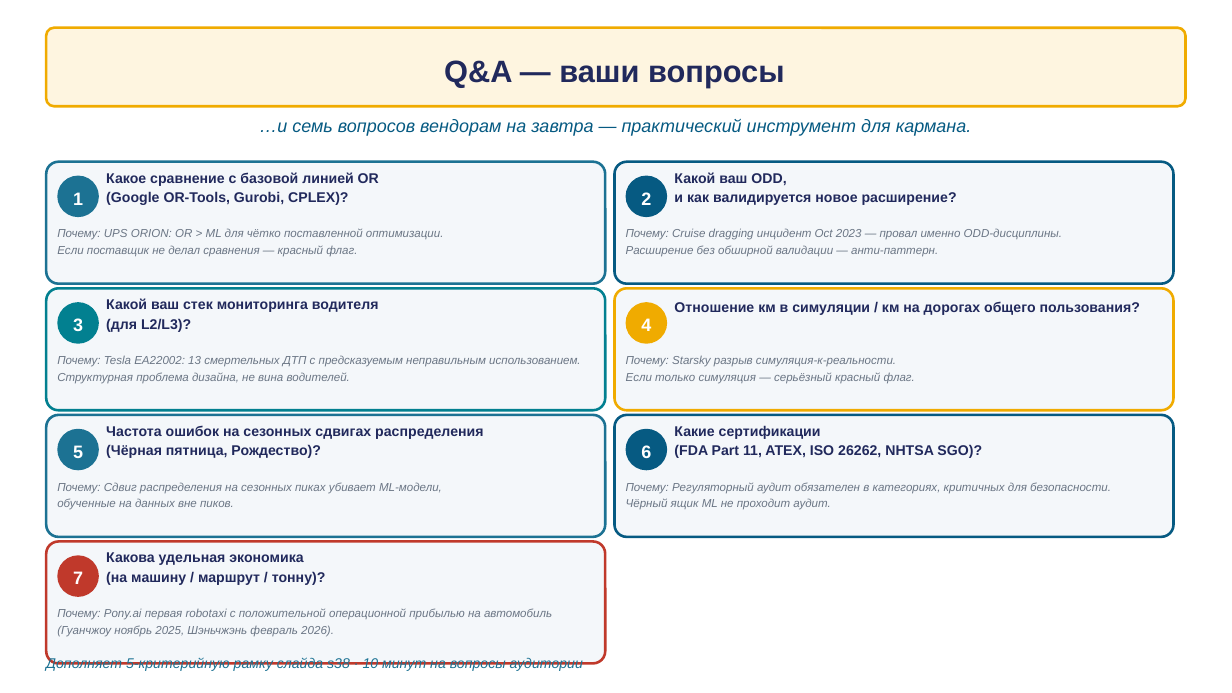
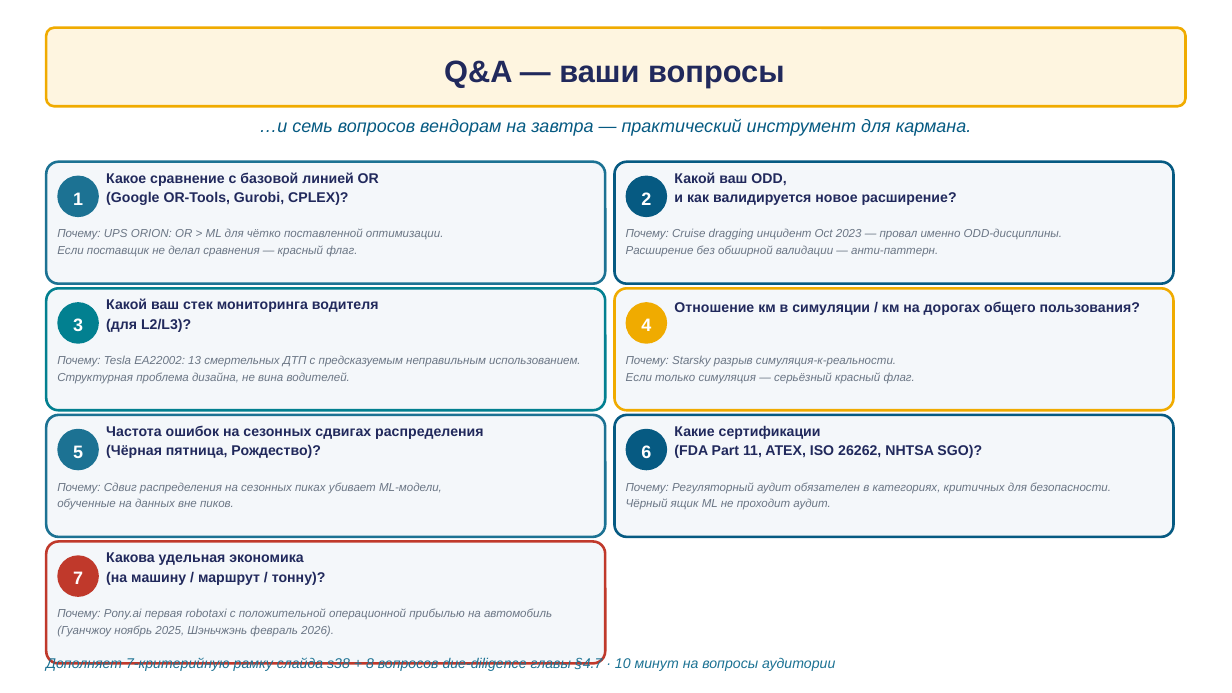
Before and after one commit to tellina-study/AI-usage-lessons, a slide deck: slide 40 of library/lectures/lec-13/rendered/lec-13.pptx. Drawn at 1232x693 pixels with LibreOffice and Linux fonts; fonts in the diff are those of the drawing. Boxes give left, top, right and bottom in pixels: in the first picture for what was removed or moved away, otherwise in the second. Text is boxed around its words. In the diff, an @@ line names an element or a change of style, - is before the commit and + after.

```diff
--- a/library/lectures/lec-13/rendered/lec-13.pptx
+++ b/library/lectures/lec-13/rendered/lec-13.pptx
@@ text at [46,656,835,671]: text changed @@
-Дополняет 5-критерийную рамку слайда s38 · 10 минут на вопросы аудитории
+Дополняет 7-критерийную рамку слайда s38 + 8 вопросов due-diligence главы §4.7 · 10 минут на вопросы аудитории
```
Also in this commit, not shown: 6 other slides changed, 2 other files.
